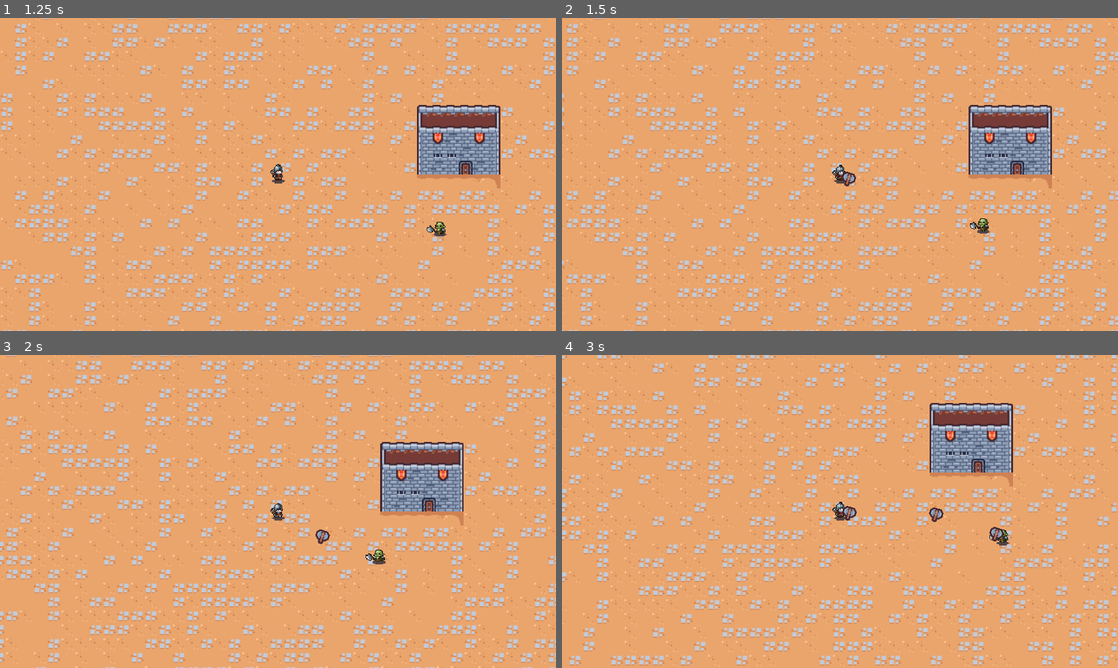
Above: before the commit, frames 1-4 (two rows, left to right).
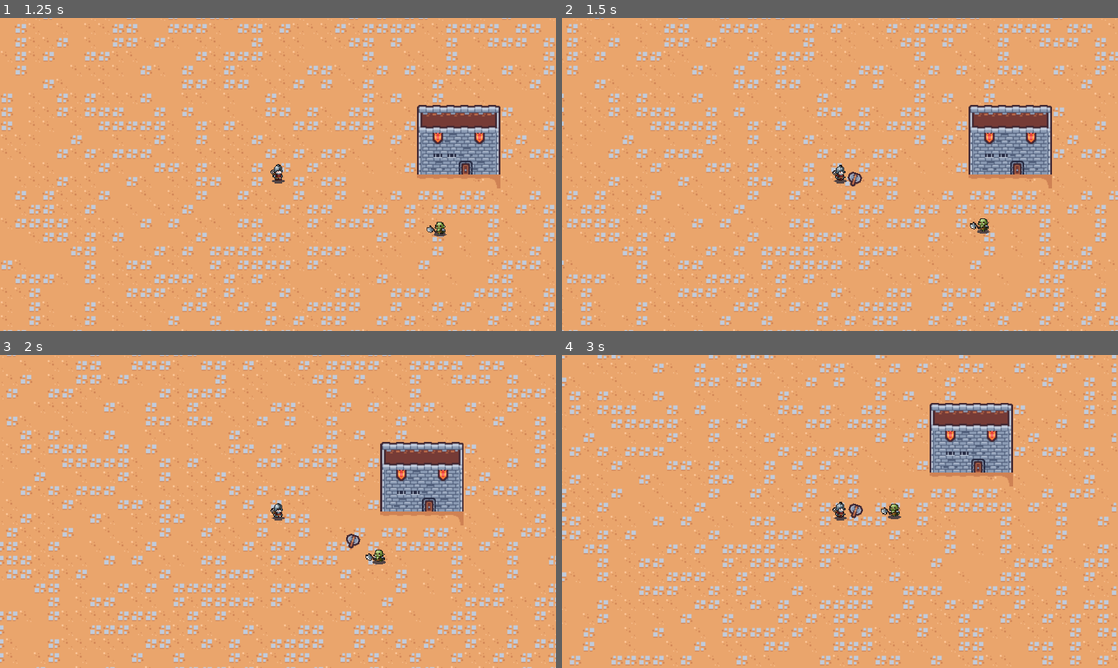
Above: after the commit, the same moments.

Repository: DreamEp/MFB
Game: Godot game, scene res://Scenes/main_scene.tscn
Same seed, same stepped clock (60 frames per second), same inputs: the game is played once before the commit and once after it.
Inputs (mouse positions are in pixels of both pictures, inside the frame that each line leads up to):
- Up to frame 1 (1.25 s): click "Play" at 0.5 s
- Up to frame 2 (1.5 s): move the mouse to (962, 158) at 1.27 s; hold D (right) from 1.28 s (still down); click (962, 158) at 1.35 s
- Up to frame 3 (2 s): keep holding D (right)
- Up to frame 4 (3 s): move the mouse to (728, 527) at 2.02 s; release D (right) at 2.03 s; hold S (down) 2.03-2.78 s; click (728, 527) at 2.1 s; move the mouse to (895, 442) at 2.77 s; hold D (right) from 2.78 s (still down); click (895, 442) at 2.85 s

Frame 1 is identical in both runs. In frame 2, 0.1% of the frame differs, in the area x 50-54%, y 49-54%; in frame 3, 0.2%; in frame 4, 0.5%, in the area x 50-81%, y 47-61%.

Commit message:
solve some of my problems about attacks

Diff:
--- a/Enemies/enemy.gd
+++ b/Enemies/enemy.gd
@@ -15,15 +15,3 @@
 # Called when the node enters the scene tree for the first time.
 func _ready():
 	pass
-
-#func damage(attack: Attack):
-	#health -= attack.attack_damage
-	#if health <= 0:
-		#enemySprite2D.play("death")
-		#queue_free()
-	#else:
-		#enemySprite2D.play("hurt")
-		#
-	#attack.print_dmg()
-		#
-	#velocity = (global_position - attack.attack_position).normalized() * attack.knockback_force
--- a/Enemies/enemy.tscn
+++ b/Enemies/enemy.tscn
@@ -193,8 +193,8 @@
 radius = 9.05539
 
 [node name="Enemy" type="CharacterBody2D" groups=["enemy"]]
-collision_layer = 4
-collision_mask = 3
+collision_layer = 16
+collision_mask = 13
 script = ExtResource("1_ahxew")
 
 [node name="AnimatedSprite2D" type="AnimatedSprite2D" parent="."]
@@ -207,14 +207,15 @@
 [node name="CollisionEnemy" type="CollisionShape2D" parent="."]
 shape = SubResource("RectangleShape2D_6c3ef")
 
-[node name="HealthComponent" parent="." instance=ExtResource("2_olcmw")]
-
 [node name="EnemyMovement" type="Node" parent="."]
 script = ExtResource("4_ctsao")
 
-[node name="HitboxComponent" parent="." instance=ExtResource("3_fg14w")]
-collision_layer = 4
-collision_mask = 0
+[node name="HealthComponent" parent="." instance=ExtResource("2_olcmw")]
+
+[node name="HitboxComponent" parent="." node_paths=PackedStringArray("health_component") instance=ExtResource("3_fg14w")]
+collision_layer = 16
+collision_mask = 13
+health_component = NodePath("../HealthComponent")
 
 [node name="CollisionShape2D" type="CollisionShape2D" parent="HitboxComponent"]
 position = Vector2(4, 0)
--- a/Objects/Attacks/axe.gd
+++ b/Objects/Attacks/axe.gd
@@ -8,6 +8,7 @@
 @export var max_pierce := 1
 
 var current_pierce_count := 0
+var target
 @onready var enemy: Enemy = get_tree().get_first_node_in_group("enemy")
 
 #func _ready():
@@ -16,9 +17,19 @@
 
 
 func _physics_process(delta: float) -> void:
-	var direction = global_position.direction_to(enemy.global_position)
-	velocity = direction * speed
-	move_and_collide(velocity*delta)
+	if is_instance_valid(enemy):
+		var direction = global_position.direction_to(enemy.global_position)
+		velocity = direction * speed * delta
+		move_and_collide(velocity)
+	else:
+		var direction = global_position.direction_to(target)
+		velocity = direction * speed * delta
+		move_and_collide(velocity)
+		#This follow my mouse
+		#var target = get_global_mouse_position()
+		#var direction = global_position.direction_to(target)
+		#velocity = direction * speed * delta
+		#move_and_collide(velocity)
 
 
 func on_enemy_hit():
@@ -26,10 +37,9 @@
 	if current_pierce_count >= max_pierce:
 		queue_free()
 
-
-func _on_hitbox_component_area_entered(area):
-	if area is HitboxComponent:
-		var hitbox: HitboxComponent = area
+func _on_hitbox_component_body_entered(body):
+	if body is Enemy:
+		var hitbox: HitboxComponent = body.get_node("HitboxComponent")
 
 		var attack = Attack.new()
 		attack.attack_damage = attack_damage
@@ -38,3 +48,8 @@
 		attack.stun_time = stun_time
 
 		hitbox.damage(attack)
+		on_enemy_hit()
+
+
+func _on_max_timer_timeout():
+	queue_free()
--- a/Objects/Attacks/axe.tscn
+++ b/Objects/Attacks/axe.tscn
@@ -5,25 +5,33 @@
 [ext_resource type="Script" path="res://Objects/Attacks/axe.gd" id="1_p0hi4"]
 
 [sub_resource type="RectangleShape2D" id="RectangleShape2D_idh52"]
-size = Vector2(16, 16)
+size = Vector2(7, 9)
 
 [sub_resource type="RectangleShape2D" id="RectangleShape2D_o73kp"]
 size = Vector2(16, 16)
 
 [node name="Axe" type="CharacterBody2D"]
-collision_layer = 2
-collision_mask = 0
+collision_layer = 8
+collision_mask = 51
 script = ExtResource("1_p0hi4")
 
 [node name="Sprite2D" type="Sprite2D" parent="."]
 texture = ExtResource("1_2ttsf")
 
 [node name="CollisionShape2D" type="CollisionShape2D" parent="."]
+position = Vector2(0, -1)
 shape = SubResource("RectangleShape2D_idh52")
 
 [node name="HitboxComponent" parent="." instance=ExtResource("1_3070s")]
+collision_layer = 8
+collision_mask = 51
 
 [node name="CollisionShape2D" type="CollisionShape2D" parent="HitboxComponent"]
 shape = SubResource("RectangleShape2D_o73kp")
 
-[connection signal="area_entered" from="HitboxComponent" to="." method="_on_hitbox_component_area_entered"]
+[node name="MaxTimer" type="Timer" parent="."]
+wait_time = 10.0
+autostart = true
+
+[connection signal="body_entered" from="HitboxComponent" to="." method="_on_hitbox_component_body_entered"]
+[connection signal="timeout" from="MaxTimer" to="." method="_on_max_timer_timeout"]
--- a/Player/Weapons.gd
+++ b/Player/Weapons.gd
@@ -9,8 +9,16 @@
 
 func _physics_process(_delta):
 	if Input.is_action_just_pressed("left_click"):
-		animatedSprite2DPlayer.play("attack")
-		var spawned_axe := axe_scene.instantiate()
-		get_tree().root.add_child(spawned_axe)
+		spawnAxe()
+
+
+func spawnAxe():
+	animatedSprite2DPlayer.play("attack")
+	var spawned_axe := axe_scene.instantiate()
+	self.add_child(spawned_axe)
+	if is_instance_valid(enemy):
 		spawned_axe.global_position = player.global_position
 		spawned_axe.rotation = enemy.global_position.angle()
+	else:
+		spawned_axe.global_position = player.global_position
+		spawned_axe.target = get_global_mouse_position()
--- a/Player/player.tscn
+++ b/Player/player.tscn
@@ -174,8 +174,8 @@
 size = Vector2(12, 16)
 
 [node name="Player" type="CharacterBody2D" groups=["player"]]
-collision_layer = 2
-collision_mask = 13
+collision_layer = 4
+collision_mask = 115
 motion_mode = 1
 script = ExtResource("1_1nmtv")
 
@@ -183,8 +183,6 @@
 texture_filter = 1
 sprite_frames = SubResource("SpriteFrames_n0fk4")
 animation = &"attack"
-frame = 5
-frame_progress = 1.0
 
 [node name="Camera2D" type="Camera2D" parent="."]
 
@@ -199,8 +197,8 @@
 MAX_HEALTH = 80.0
 
 [node name="HitboxComponent" parent="." instance=ExtResource("5_hs5nc")]
-collision_layer = 2
-collision_mask = 0
+collision_layer = 4
+collision_mask = 115
 
 [node name="CollisionShape2D" type="CollisionShape2D" parent="HitboxComponent"]
 position = Vector2(0, -1)
--- a/Scenes/world.tscn
+++ b/Scenes/world.tscn
@@ -406,7 +406,7 @@
 
 [sub_resource type="TileSet" id="TileSet_dfrsd"]
 physics_layer_0/collision_layer = 1
-physics_layer_0/collision_mask = 6
+physics_layer_0/collision_mask = 28
 sources/0 = SubResource("TileSetAtlasSource_8iigx")
 
 [node name="World" type="Node2D"]
@@ -422,9 +422,7 @@
 layer_2/tile_data = PackedInt32Array(-327665, 327680, 0, -262129, 327680, 1, -262134, 262144, 1, -327670, 262144, 0, -3 …(277 unchanged characters)…
 
 [node name="Player" parent="." instance=ExtResource("1_13lbo")]
-collision_layer = 2
-collision_mask = 13
 
 [node name="Enemy" parent="." instance=ExtResource("2_5su7r")]
 position = Vector2(213, 70)
-collision_mask = 3
+motion_mode = 1
--- a/Util/Components/HealthComponent.gd
+++ b/Util/Components/HealthComponent.gd
@@ -3,7 +3,7 @@
 
 @export var MAX_HEALTH := 20.0
 var health : float
-
+@onready var animatedSprite2D:AnimatedSprite2D = $"../AnimatedSprite2D"
 
 func _ready():
 	health = MAX_HEALTH
@@ -14,4 +14,7 @@
 func damage(attack: Attack):
 	health -= attack.attack_damage
 	if health <= 0:
+		if get_parent() is Enemy:
+			animatedSprite2D.play("death")
+			print("death")
 		get_parent().queue_free()
--- a/Util/Components/HitboxComponent.gd
+++ b/Util/Components/HitboxComponent.gd
@@ -6,3 +6,5 @@
 func damage(attack: Attack):
 	if health_component:
 		health_component.damage(attack)
+
+	print(attack.attack_damage)
--- a/Util/Components/HurtboxComponent.gd
+++ b/Util/Components/HurtboxComponent.gd
@@ -10,13 +10,3 @@
 		attack.attack_position = hitbox.global_position
 		attack.stun_time = hitbox.stun_time
 		hitbox.damage(attack)
-
-func _on_area_entered(area):
-	if area is HitboxComponent:
-		var hitbox : HitboxComponent = area
-		var attack = Attack.new()
-		attack.attack_damage = hitbox.attack_damage
-		attack.knockback_force = hitbox.knockback_force
-		attack.attack_position = hitbox.global_position
-		attack.stun_time = hitbox.stun_time
-		hitbox.damage(attack)
--- a/Util/Components/hurtbox_component.tscn
+++ b/Util/Components/hurtbox_component.tscn
@@ -5,5 +5,4 @@
 [node name="HurtboxComponent" type="Area2D"]
 script = ExtResource("1_fkq40")
 
-[connection signal="area_entered" from="." to="." method="_on_area_entered"]
 [connection signal="body_entered" from="." to="." method="_on_body_entered"]
--- a/project.godot
+++ b/project.godot
@@ -22,6 +22,10 @@
 window/size/window_width_override=1280
 window/size/window_height_override=720
 window/stretch/mode="canvas_items"
+
+[editor]
+
+movie_writer/movie_file="S:/Taff/Perso/Godot_v4.2.2-stable_win64.exe/Projects/MFB/moovie/moovie.avi"
 
 [input]
 
@@ -54,6 +58,9 @@
 [layer_names]
 
 2d_physics/layer_1="world"
-2d_physics/layer_2="player"
-2d_physics/layer_3="enemy"
-2d_physics/layer_4="loot"
+2d_physics/layer_2="environment"
+2d_physics/layer_3="player"
+2d_physics/layer_4="player_attacks"
+2d_physics/layer_5="enemy"
+2d_physics/layer_6="enemy_attacks"
+2d_physics/layer_7="loot"
Not shown, added: Player/wea90E0.tmp
Not shown, added: moovie/moovie.avi
